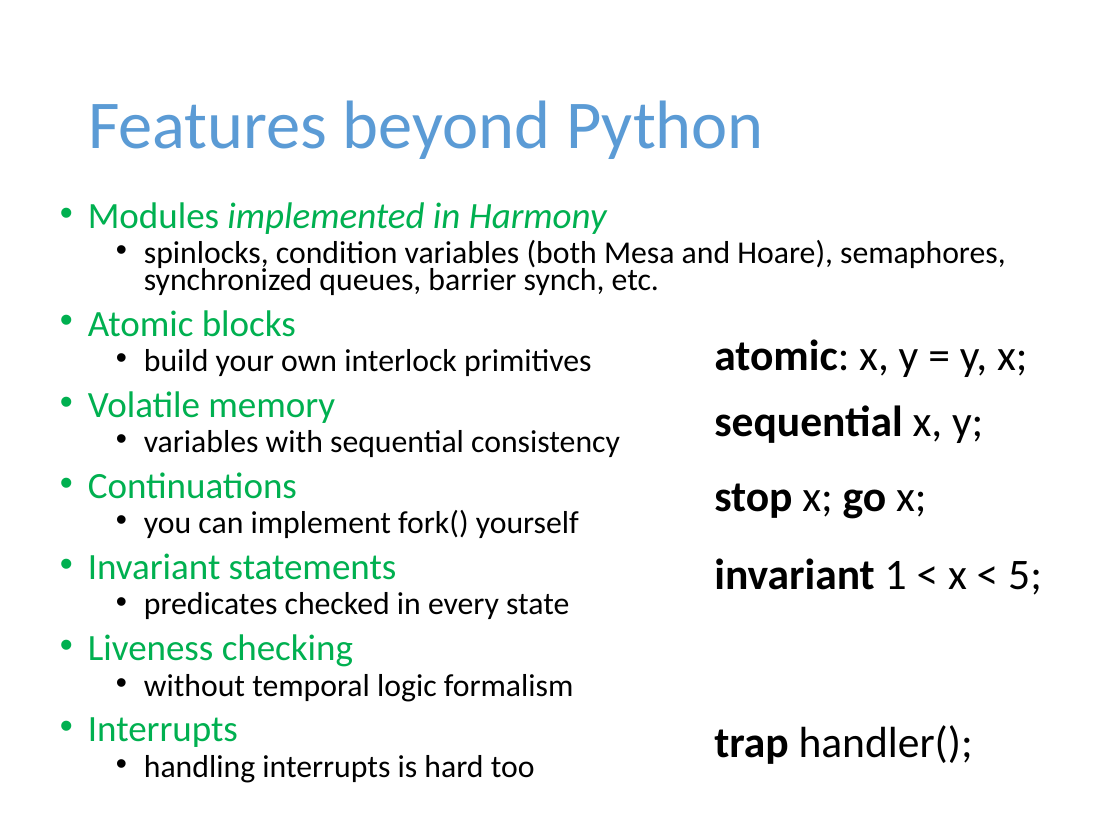
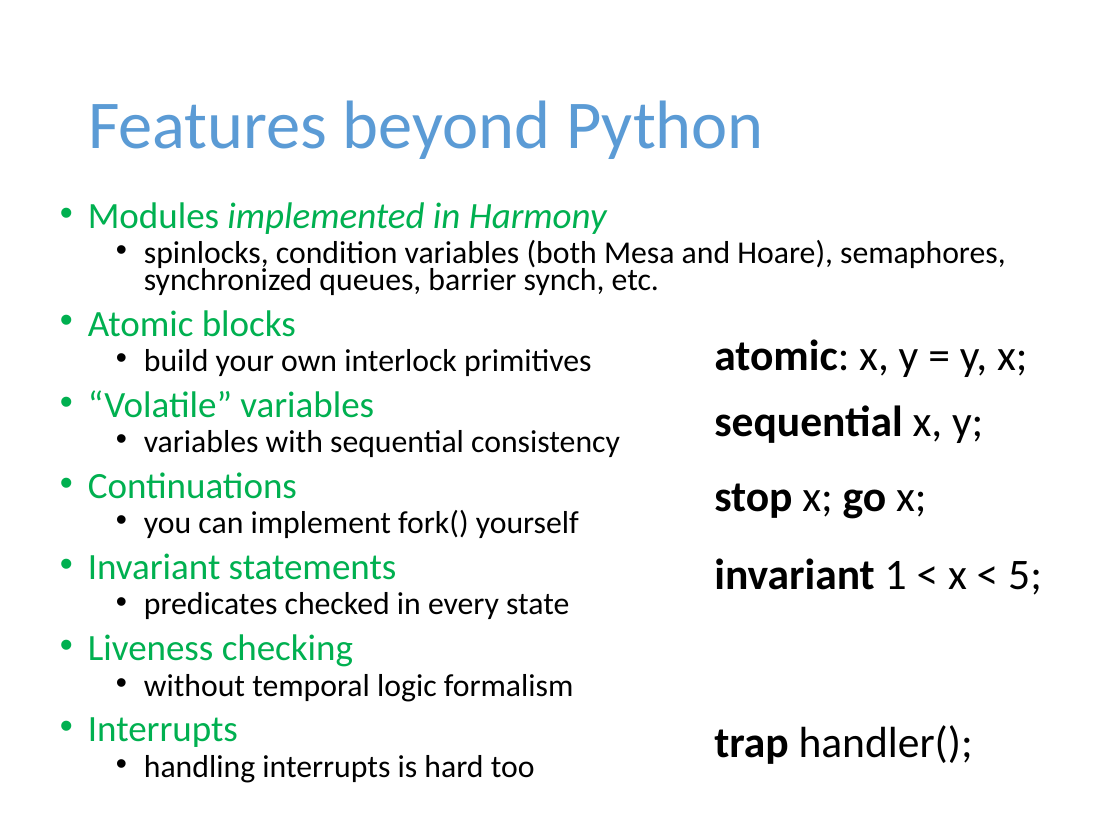
Before and after one commit to harmonylang/harmony, a slide deck: slide 7 of Harmony.pptx. Drawn at 1120x840 pixels with LibreOffice and Linux fonts; fonts in the diff are those of the drawing. Boxes give left, top, right and bottom in pixels: in the first picture for what was removed or moved away, otherwise in the second. Text is boxed around its words. In the diff, an @@ line names an element or a change of style, - is before the commit and + after.

```diff
--- a/Harmony.pptx
+++ b/Harmony.pptx
@@ text at (88, 390, 374, 418): text changed @@
-• Volatile memory
+• “Volatile” variables
```
Also in this commit, not shown: 2 other files.
